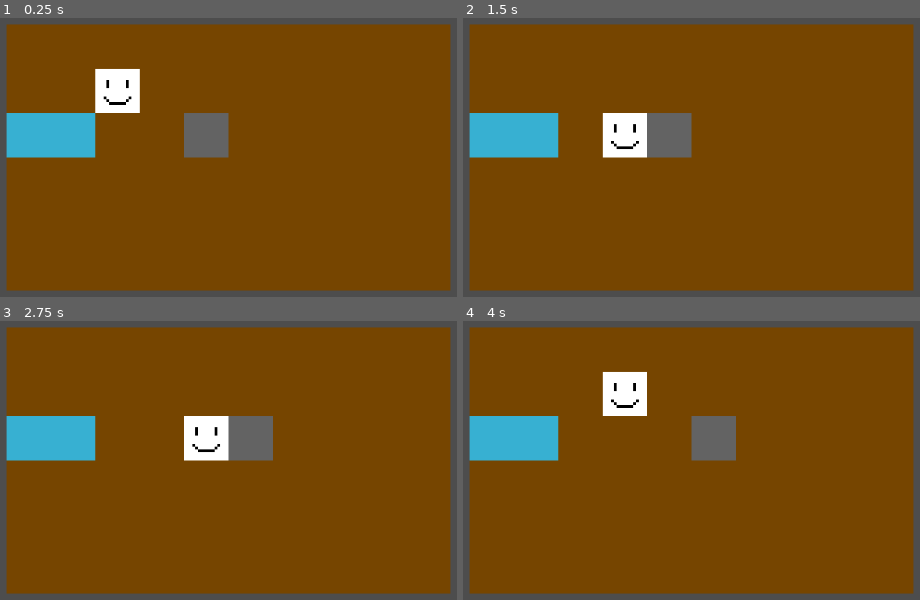
Above: before the commit, frames 1-4 (two rows, left to right).
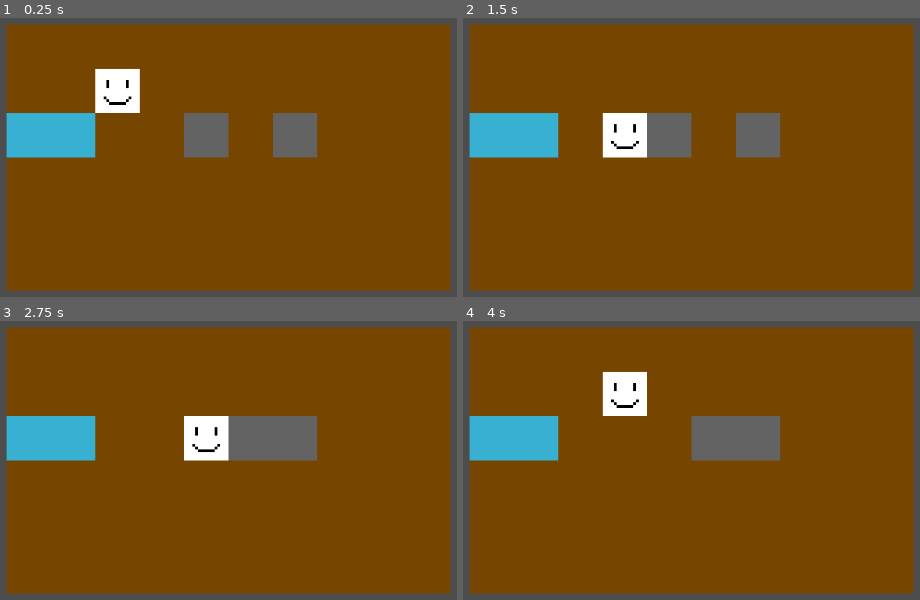
Above: after the commit, the same moments.

Repository: dev-Burandelei/LDJAM54
Game: Godot game, scene res://scenes/testmap.tscn
Two runs of this game, one before a commit and one after it. Both use one fixed random seed, a clock stepped at 60 frames per second and the inputs below.
Inputs:
- Up to frame 1 (0.25 s): no input
- Up to frame 2 (1.5 s): tap Enter at 0.5 s; hold D (Right) 0.53-1.28 s; tap Space at 1.25 s; hold S (Down) from 1.28 s (still down)
- Up to frame 3 (2.75 s): tap Enter at 2 s; release S (Down) at 2.03 s; hold D (Right) from 2.03 s (still down)
- Up to frame 4 (4 s): tap Space at 2.75 s; release D (Right) at 2.78 s; hold W (Up) 2.78-3.53 s; tap Enter at 3.5 s; hold A (Left) from 3.53 s (still down)

The runs differ from the first frame. In frame 1, 1.6% of the frame differs, in the area x 59-70%, y 34-51%; in frame 2, 1.6%; in frame 3, 1.6%; in frame 4, 1.6%.

Commit message:
v0.2 - Rock interaction and misc
Features:
- Rock interaction with other rocks
- diagram for tile states and interactions with enviroment

Diff:
--- a/project.godot
+++ b/project.godot
@@ -41,5 +41,5 @@
 [layer_names]
 
 2d_physics/layer_1="Player"
-2d_physics/layer_2="Rock"
-2d_physics/layer_3="Water"
+2d_physics/layer_2="RockHitbox"
+2d_physics/layer_3="RockHurtbox"
--- a/scenes/cleito.tscn
+++ b/scenes/cleito.tscn
@@ -1,14 +1,22 @@
-[gd_scene load_steps=4 format=3 uid="uid://c4j2rq72au0et"]
+[gd_scene load_steps=5 format=3 uid="uid://c4j2rq72au0et"]
 
 [ext_resource type="Script" path="res://scripts/rock.gd" id="1_0jvyr"]
 [ext_resource type="Texture2D" uid="uid://rlj0syyxkh4d" path="res://assets/New Piskel-1.png (1).png" id="1_wkgmx"]
+
+[sub_resource type="RectangleShape2D" id="RectangleShape2D_goydy"]
+size = Vector2(16, 16)
 
 [sub_resource type="RectangleShape2D" id="RectangleShape2D_qltla"]
 size = Vector2(16, 16)
 
 [node name="Cleito" type="CharacterBody2D"]
 collision_layer = 2
+collision_mask = 0
 script = ExtResource("1_0jvyr")
+
+[node name="CollisionShape2D" type="CollisionShape2D" parent="."]
+scale = Vector2(0.75, 0.75)
+shape = SubResource("RectangleShape2D_goydy")
 
 [node name="Sprite2D" type="Sprite2D" parent="."]
 position = Vector2(-2.38419e-07, 0)
@@ -17,8 +25,15 @@
 
 [node name="Area2D" type="Area2D" parent="."]
 scale = Vector2(0.99, 0.99)
+collision_layer = 4
+collision_mask = 3
 
 [node name="CollisionShape2D" type="CollisionShape2D" parent="Area2D"]
 shape = SubResource("RectangleShape2D_qltla")
 
+[node name="Timer" type="Timer" parent="."]
+wait_time = 0.25
+one_shot = true
+
 [connection signal="body_entered" from="Area2D" to="." method="_on_area_2d_body_entered"]
+[connection signal="timeout" from="Timer" to="." method="_on_timer_timeout"]
--- a/scenes/perry.tscn
+++ b/scenes/perry.tscn
@@ -16,3 +16,7 @@
 [node name="Sprite2D" type="Sprite2D" parent="."]
 scale = Vector2(0.125, 0.125)
 texture = ExtResource("1_up875")
+
+[node name="Timer" type="Timer" parent="."]
+wait_time = 0.25
+one_shot = true
--- a/scenes/testmap.tscn
+++ b/scenes/testmap.tscn
@@ -159,3 +159,6 @@
 
 [node name="Cleito" parent="." instance=ExtResource("4_pa0fl")]
 position = Vector2(184, 136)
+
+[node name="Cleito2" parent="." instance=ExtResource("4_pa0fl")]
+position = Vector2(216, 136)
--- a/scripts/perry.gd
+++ b/scripts/perry.gd
@@ -1,24 +1,32 @@
 extends CharacterBody2D
 
+@onready var move_timer = $Timer
 const MOVE_RANGE = 16
+const MOVE_COOLDOWN = 0.10
 var last_movement
 
 func _physics_process(delta):
-	move()
+	if move_timer.is_stopped():
+		move()
 
 func move():
 	if Input.is_action_just_pressed("Up"):
 		last_movement = "up"
 		position.y -= MOVE_RANGE
+		move_timer.start(MOVE_COOLDOWN)
 	elif Input.is_action_just_pressed("Down"):
 		last_movement = "down"
 		position.y += MOVE_RANGE
+		move_timer.start(MOVE_COOLDOWN)
 	elif Input.is_action_just_pressed("Left"):
 		last_movement = "left"
 		position.x -= MOVE_RANGE
+		move_timer.start(MOVE_COOLDOWN)
 	elif Input.is_action_just_pressed("Right"):
 		last_movement = "right"
 		position.x += MOVE_RANGE
+		move_timer.start(MOVE_COOLDOWN)
+
 
 func return_last_movement():
 	return last_movement
--- a/scripts/rock.gd
+++ b/scripts/rock.gd
@@ -1,18 +1,43 @@
 extends CharacterBody2D
 
+@onready var move_timer = $Timer
+@onready var hitbox_collision = $Area2D/CollisionShape2D
+@onready var hurtbox_collision = $CollisionShape2D
 const MOVE_RANGE = 16
+const MOVE_COOLDOWN = 0.10
+var last_movement
+
+func _ready():
+	hitbox_collision.set_deferred("disabled", false)
+	hurtbox_collision.set_deferred("disabled", true)
 
 func move(direction):
 	match direction:
 		"up":
+			last_movement = "up"
 			position.y -= MOVE_RANGE
 		"down":
+			last_movement = "down"
 			position.y += MOVE_RANGE
 		"left":
+			last_movement = "left"
 			position.x -= MOVE_RANGE
 		"right":
+			last_movement = "right"
 			position.x += MOVE_RANGE
 
 func _on_area_2d_body_entered(body):
 	if body.has_method("return_last_movement"):
-		move(body.return_last_movement())
+		if move_timer.is_stopped():
+			print("moving")
+			move(body.return_last_movement())
+			move_timer.start(MOVE_COOLDOWN)
+			hitbox_collision.set_deferred("disabled", true)
+			hurtbox_collision.set_deferred("disabled", false)
+
+func return_last_movement():
+	return last_movement
+
+func _on_timer_timeout():
+	hurtbox_collision.set_deferred("disabled", true)
+	hitbox_collision.set_deferred("disabled", false)
Binary file added: scheme.png
